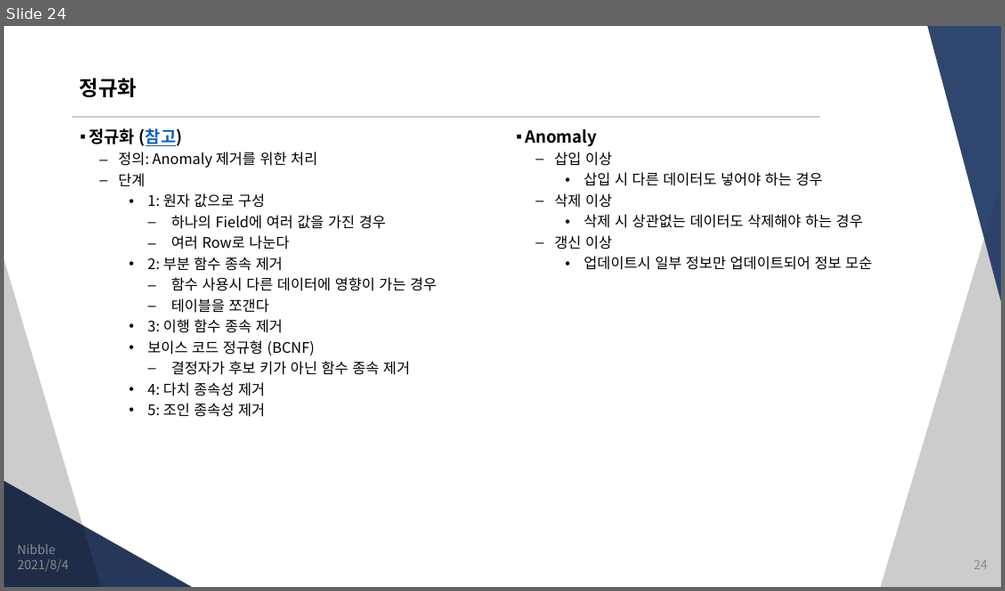
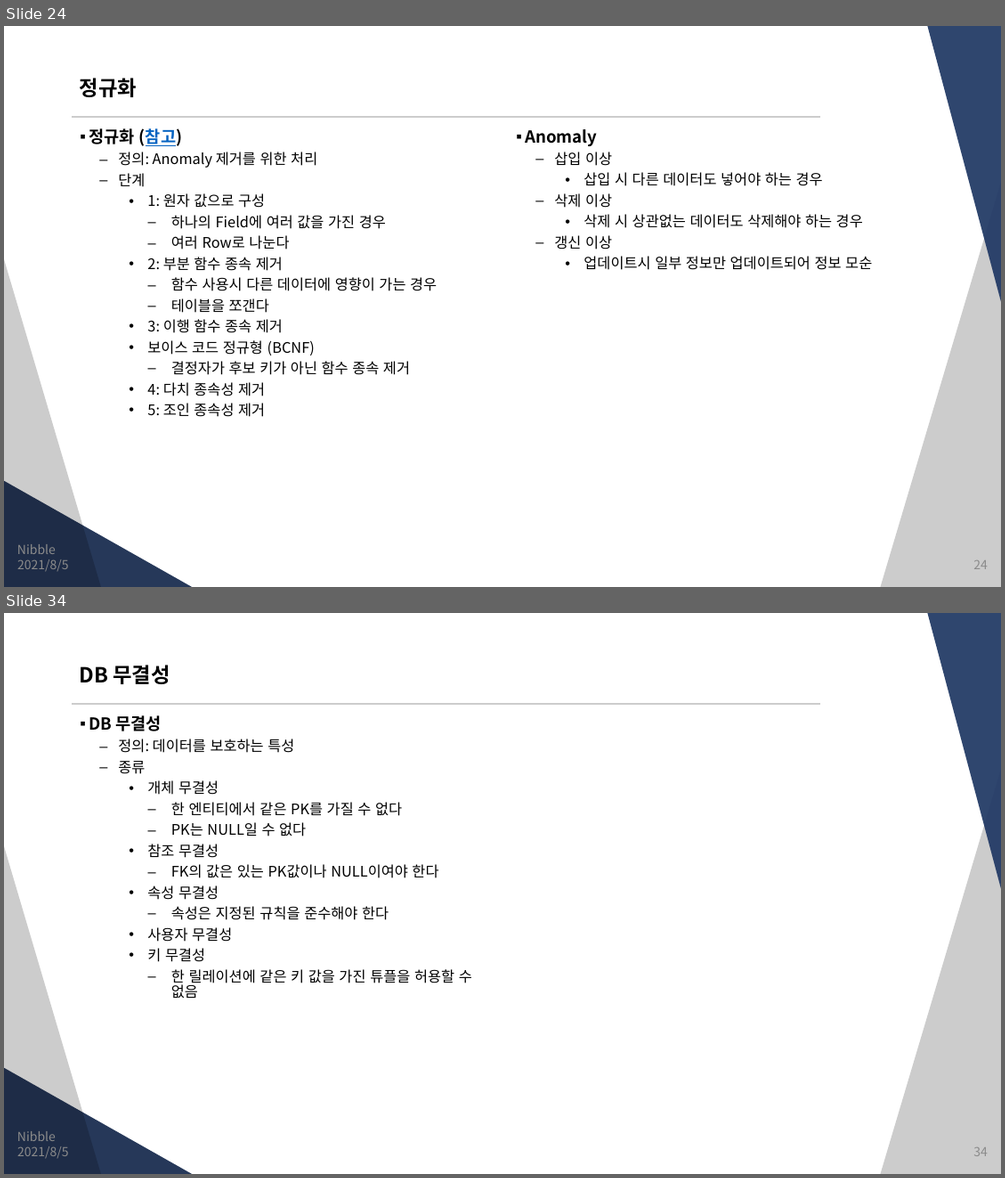
Before and after one commit to JungSangHyeon/2021-TIL, a slide deck: 정보처리기사/3. DB 구축.pptx. Shown one above the other, each under a label of ours: slide 24 before the commit, slides 24 and 34 after it; the slides between them are not shown. The pictures are 1005x591 and 1005x1178 pixels, drawn with LibreOffice and Linux fonts; fonts in the diff are those of the drawing. Boxes give left, top, right and bottom in pixels: in the first picture for what was removed or moved away, otherwise in the second. Text is boxed around its words. In the diff, an @@ line names an element or a change of style, - is before the commit and + after.

```diff
--- a/정보처리기사/3. DB 구축.pptx
+++ b/정보처리기사/3. DB 구축.pptx
@@ slide 34 added at (4, 613, 1001, 1174), background #FFFFFF; not listed: 5 template elements that a slide beside it also shows @@
@@ title added at (80, 665, 170, 684), 20 pt, text #000000, bold @@
+DB 무결성
@@ text added at (89, 715, 472, 997), 14 pt, text #000000 @@
+▪ DB 무결성
+  – 정의: 데이터를 보호하는 특성
+  – 종류
+    • 개체 무결성
+      – 한 엔티티에서 같은 PK를 가질 수 없다
+      – PK는 NULL일 수 없다
+    • 참조 무결성
+      – FK의 값은 있는 PK값이나 NULL이여야 한다
+    • 속성 무결성
+      – 속성은 지정된 규칙을 준수해야 한다
+    • 사용자 무결성
+    • 키 무결성
+      – 한 릴레이션에 같은 키 값을 가진 튜플을 허용할 수 없음
@@ text added at (17, 1131, 56, 1141), 12 pt, text #8C8C8C @@
+Nibble
@@ text added at (17, 1146, 69, 1159), 12 pt, text #8C8C8C @@
+2021/8/5
@@ page number added at (973, 1147, 987, 1156), 12 pt, text #8C8C8C @@
+34
@@ slide 24 changed as well @@
@@ text at (17, 559, 69, 572): text changed @@
-2021/8/4
+2021/8/5
```
Also in this commit, not shown: 22 other slides changed, 13 other slides added.
